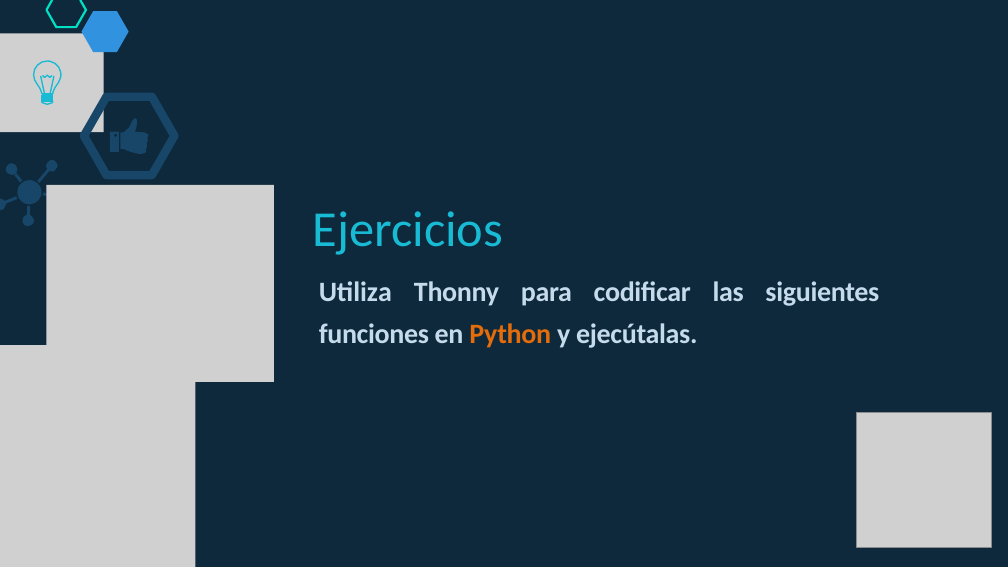
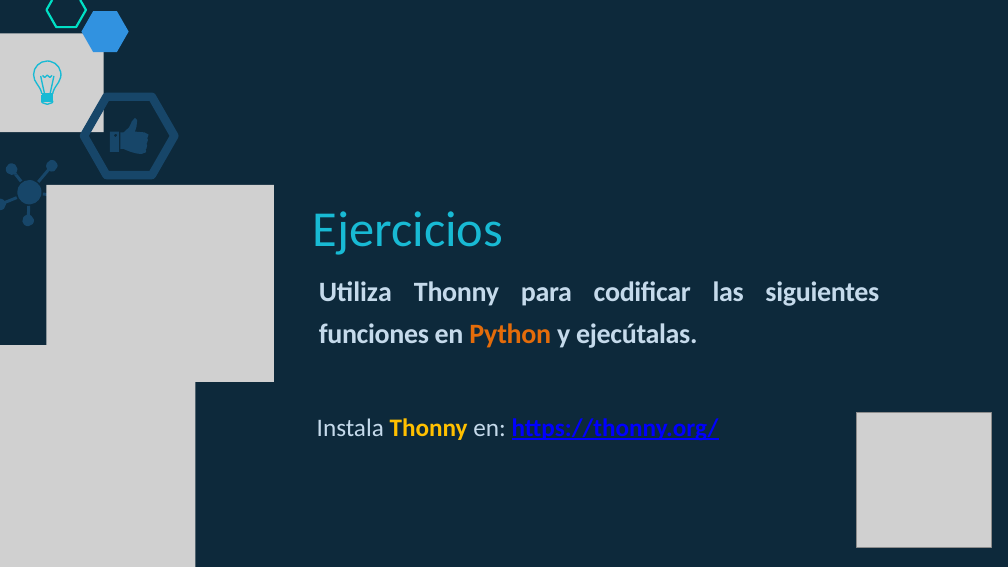
Before and after one commit to lizetheP/PensamientoC, a slide deck: slide 24 of Calendario2019/Presentaciones/Semana2/2_5_CondicionalesF.pptx. Drawn at 1008x567 pixels with LibreOffice and Linux fonts; fonts in the diff are those of the drawing; grey boxes stand for pictures. Boxes give left, top, right and bottom in pixels: in the first picture for what was removed or moved away, otherwise in the second. Text is boxed around its words. In the diff, an @@ line names an element or a change of style, - is before the commit and + after.

```diff
--- a/Calendario2019/Presentaciones/Semana2/2_5_CondicionalesF.pptx
+++ b/Calendario2019/Presentaciones/Semana2/2_5_CondicionalesF.pptx
@@ text added at (317, 418, 719, 441), 18 pt, text #0000FF, bold, underline @@
+Instala Thonny en: https://thonny.org/
```
Also in this commit, not shown: 6 other slides changed, 1 other file.
